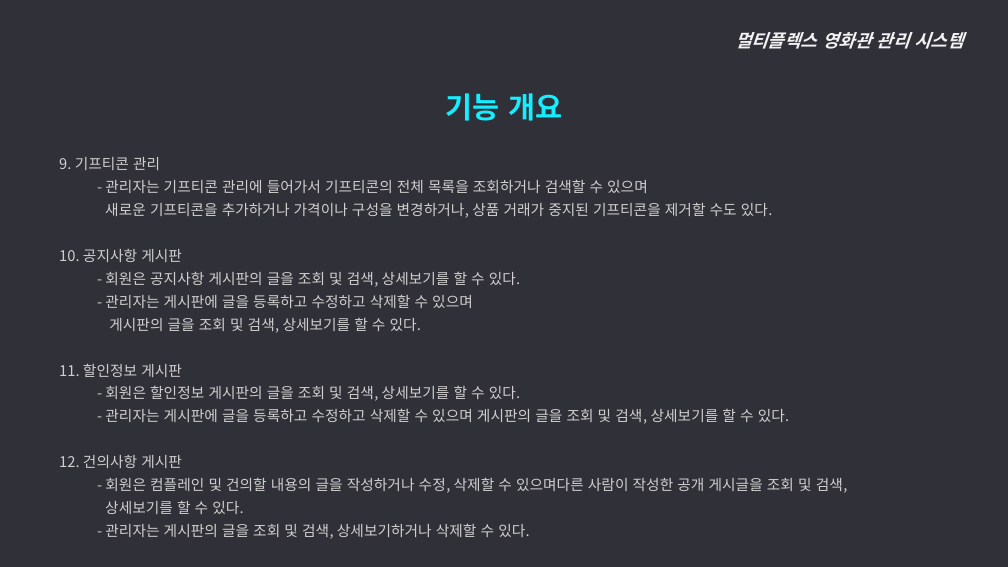
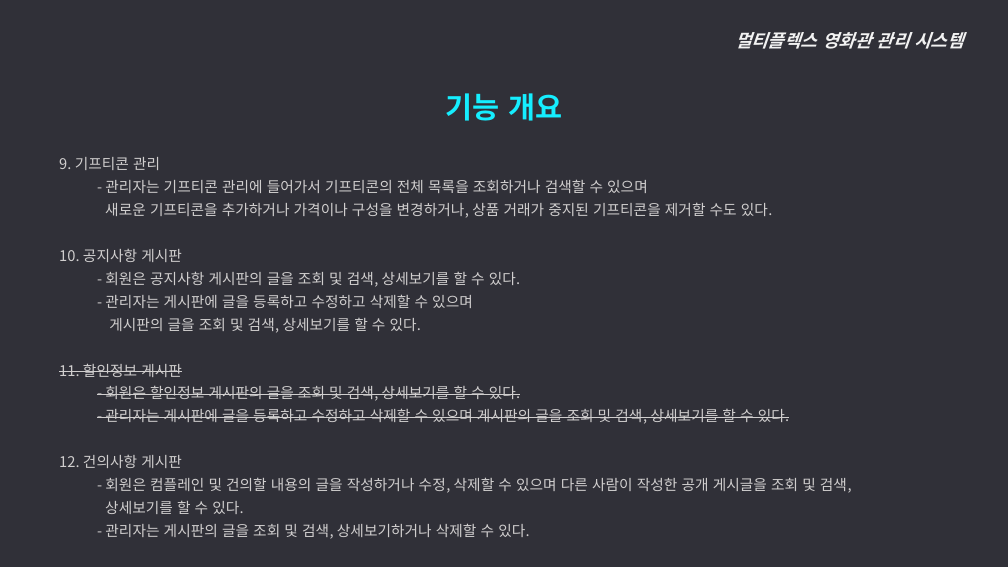
Before and after one commit to ywc-412/MultiplexTeamProject, a slide deck: slide 6 of 2조 시스템개요, 요구사항 정의.pptx. Drawn at 1008x567 pixels with LibreOffice and Linux fonts; fonts in the diff are those of the drawing. Boxes give left, top, right and bottom in pixels: in the first picture for what was removed or moved away, otherwise in the second. Text is boxed around its words. In the diff, an @@ line names an element or a change of style, - is before the commit and + after.

Commit message:
PPT, 요구사항정의 수정
메뉴구조도에서 할인정보 뺌

```diff
--- a/2조 시스템개요, 요구사항 정의.pptx
+++ b/2조 시스템개요, 요구사항 정의.pptx
@@ text at [59, 363, 789, 424]: strikethrough on in "11. 할인정보 게시판", "- 회원은 할인정보 게시판의 글을 조회 및 ...", "- 관리자는 게시판에 글을 등록하고 수정하고 삭제할 ..." @@
@@ text at [105, 477, 852, 493]: spaces changed @@
-    - 회원은 컴플레인 및 건의할 내용의 글을 작성하거나 수정, 삭제할 수 있으며다른 사람이 작성한 공개 게시글을 조회 및 검색,
+    - 회원은 컴플레인 및 건의할 내용의 글을 작성하거나 수정, 삭제할 수 있으며 다른 사람이 작성한 공개 게시글을 조회 및 검색,
```
Also in this commit, not shown: 15 other slides changed, 1 slide added, 4 slides removed, 2 other files.
